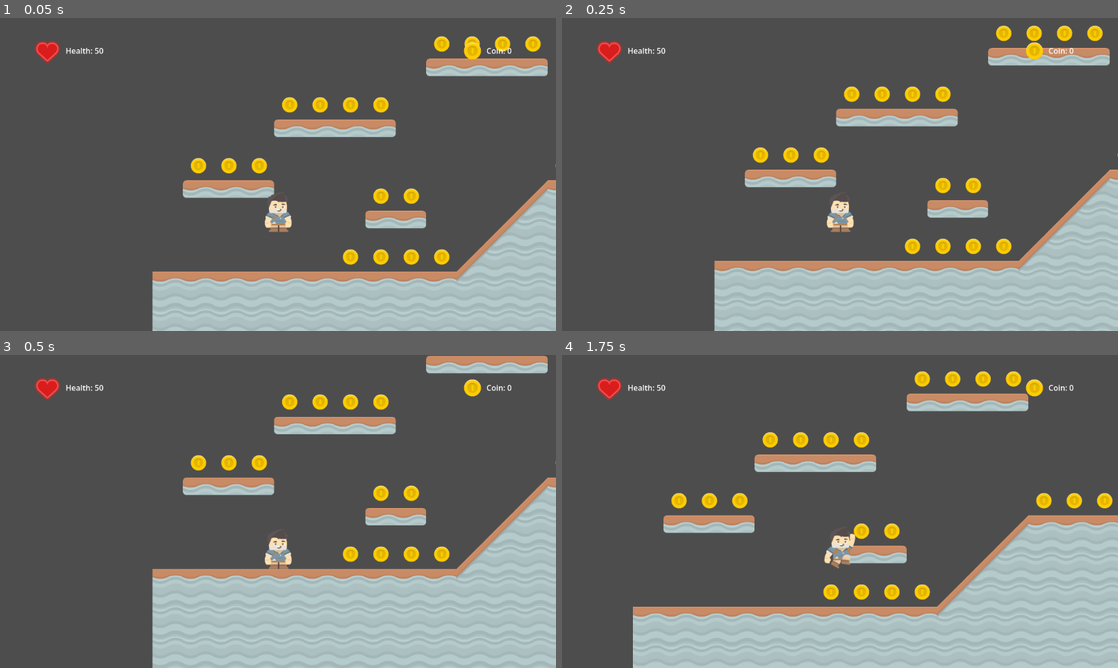
Above: before the commit, frames 1-4 (two rows, left to right).
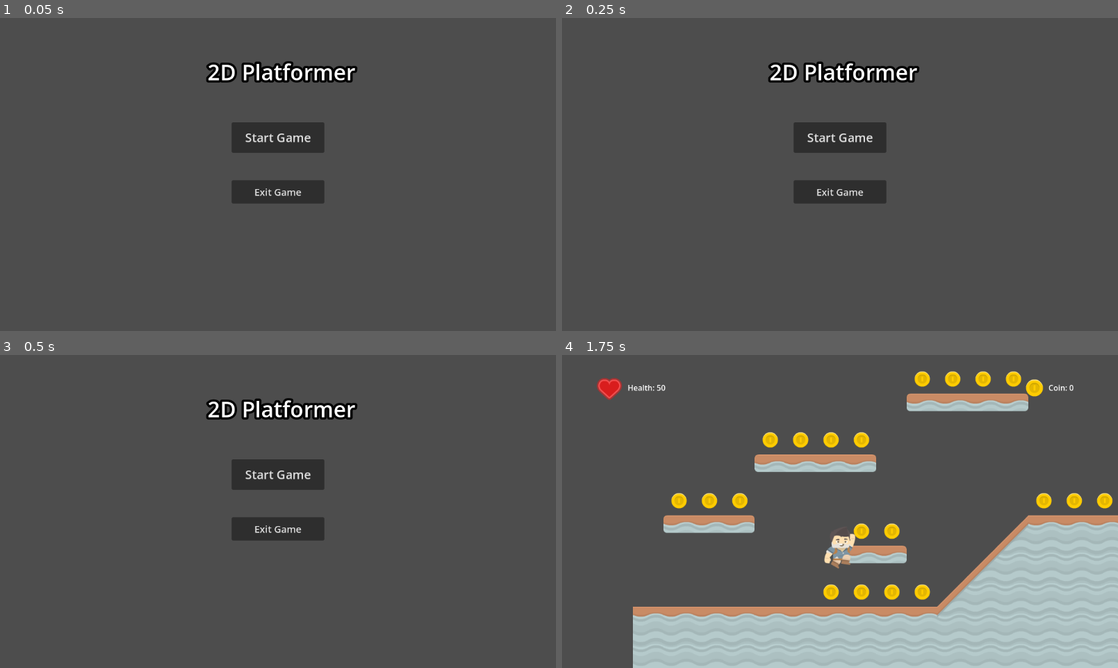
Above: after the commit, the same moments.

Repository: CBKain23/godotprojectplayground
Game: Godot game, scene res://ui/main_menu.tscn
The game is run twice, just before and just after one commit, with the same random seed, the same clock (stepped at 60 frames per second) and the same inputs. Before the commit the project starts from res://levels/2d_playground_space.tscn.
Inputs (mouse positions are in pixels of both pictures, inside the frame that each line leads up to):
- Up to frame 1 (0.05 s): no input
- Up to frame 2 (0.25 s): no input
- Up to frame 3 (0.5 s): no input
- Up to frame 4 (1.75 s): click (840, 473) at 0.5 s, where only the run after the commit has a clickable "Start Game"; hold Right (move_right) from 1.28 s (still down); tap Space (jump) at 1.52 s

The runs differ from the first frame. In frame 1, 27% of the frame differs, in the area x 6-100%, y 5-100%; in frame 2, 30%; in frame 3, 36%, in the area x 6-100%, y 0-100%; in frame 4, nothing differs.

Commit message:
Added level to start game button

Diff:
--- a/project.godot
+++ b/project.godot
@@ -11,7 +11,7 @@
 [application]
 
 config/name="ProjectPlayground"
-run/main_scene="uid://bn3d83p6ojjfa"
+run/main_scene="uid://bbeabhcoulgha"
 config/features=PackedStringArray("4.6", "Forward Plus")
 config/icon="res://images/icon.svg"
 
--- a/scripts/end_game_flag.gd
+++ b/scripts/end_game_flag.gd
@@ -5,9 +5,9 @@
 func _ready() -> void:
 	pass # Replace with function body.
 
-func endLevel(manager : Game_Manager):
-	manager.playerChar.get_node("%P_HUD").changeWinTextVisibility()
-	manager.sound.playSFX(manager.sound.win)
+func endLevel(player : Character):
+	player.get_node("%P_HUD").changeWinTextVisibility()
+	player.game_manager.sound.playSFX(player.game_manager.sound.win)
 	await get_tree().create_timer(5.0).timeout
 	get_tree().quit()
 
@@ -18,8 +18,8 @@
 
 func _on_body_entered(body: Character) -> void:
 
-	endLevel(body.game_manager)
-
+	#endLevel(body.game_manager)
+	endLevel(body)
 
 
 func _on_delay_timeout() -> void:
--- a/scripts/main_menu.gd
+++ b/scripts/main_menu.gd
@@ -2,10 +2,11 @@
 
 
 @export var manager : Game_Manager
+@export var scene : PackedScene
 
 # Called when the node enters the scene tree for the first time.
 func _ready() -> void:
-	pass
+	scene.instantiate()
 
 
 # Called every frame. 'delta' is the elapsed time since the previous frame.
@@ -15,7 +16,7 @@
 
 func _on_start_game_pressed() -> void:
 
-	manager.level.changeLevel(manager.level.baseLevel)
+	get_tree().change_scene_to_packed(scene)
 
 
 func _on_exit_game_pressed() -> void:
--- a/ui/main_menu.tscn
+++ b/ui/main_menu.tscn
@@ -1,6 +1,7 @@
 [gd_scene format=3 uid="uid://bbeabhcoulgha"]
 
 [ext_resource type="Script" uid="uid://dblv6qgfbfout" path="res://scripts/main_menu.gd" id="1_t7e0r"]
+[ext_resource type="PackedScene" uid="uid://bn3d83p6ojjfa" path="res://levels/2d_playground_space.tscn" id="2_wk0pr"]
 [ext_resource type="PackedScene" uid="uid://cni1y5uyx8mki" path="res://game objects/game_manager.tscn" id="3_wk0pr"]
 
 [sub_resource type="LabelSettings" id="LabelSettings_gl0q7"]
@@ -11,6 +12,7 @@
 [node name="MainMenu" type="CanvasLayer" unique_id=1066006091 node_paths=PackedStringArray("manager")]
 script = ExtResource("1_t7e0r")
 manager = NodePath("GameManager")
+scene = ExtResource("2_wk0pr")
 
 [node name="MainControl" type="Control" parent="." unique_id=1976934822]
 layout_mode = 3
